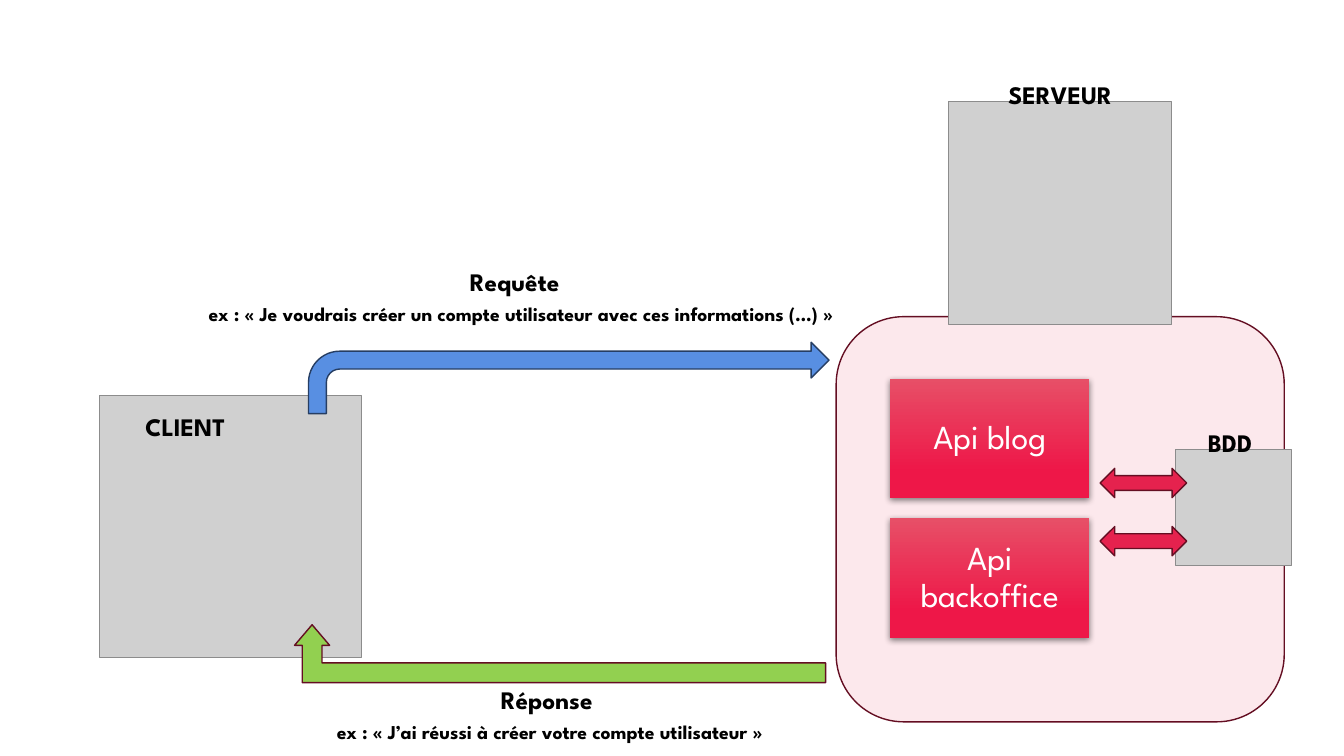
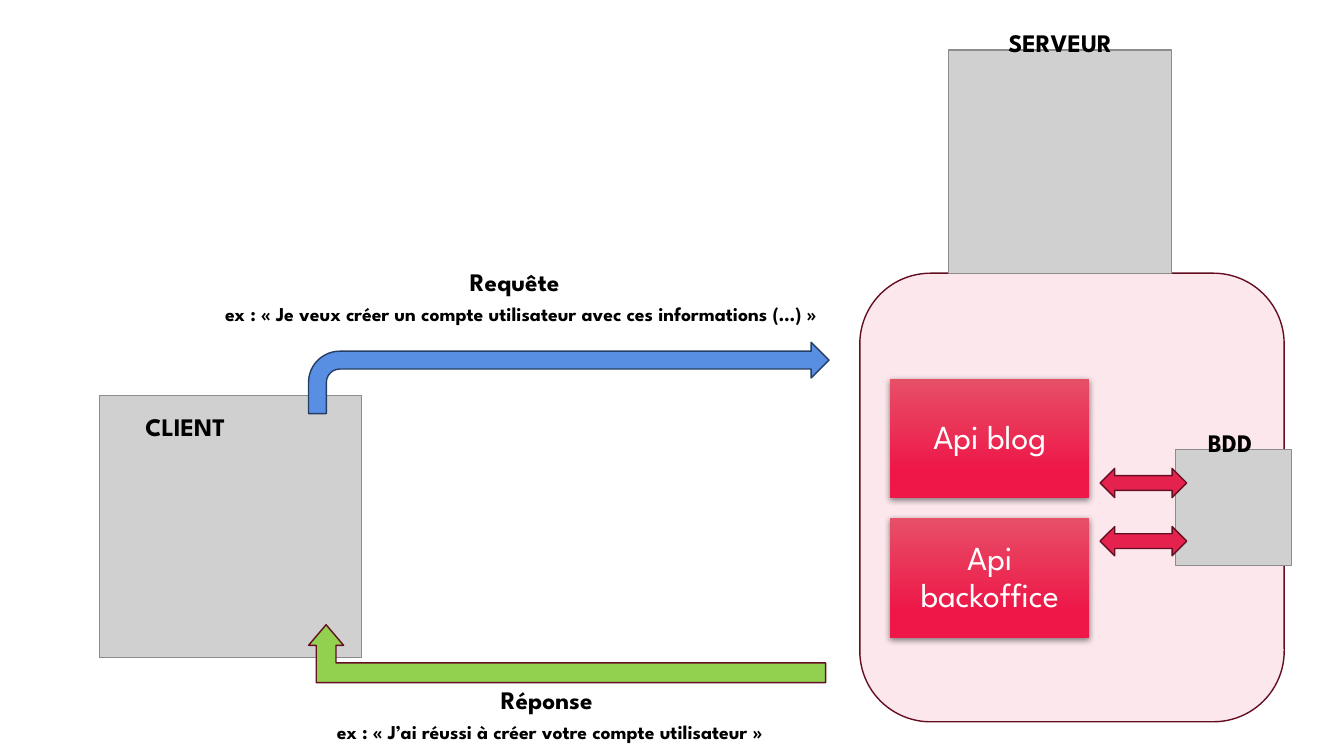
Before and after one commit to khameds/react_vite_blog_testing, a slide deck: slide 5 of presentation/presentation.pptx. Drawn at 1344x756 pixels with LibreOffice and Linux fonts; fonts in the diff are those of the drawing; grey boxes stand for pictures; background and template pictures are left out. Boxes give left, top, right and bottom in pixels: in the first picture for what was removed or moved away, otherwise in the second. Text is boxed around its words. In the diff, an @@ line names an element or a change of style, - is before the commit and + after.

```diff
--- a/presentation/presentation.pptx
+++ b/presentation/presentation.pptx
@@ text "SERVEUR": place and size @@
-text "SERVEUR" at bbox=[1008, 79, 1112, 105]
+text "SERVEUR" at bbox=[1008, 27, 1112, 53]
@@ picture: place and size @@
-picture at bbox=[949, 102, 1172, 325]
+picture at bbox=[949, 50, 1172, 273]
@@ rounded rectangle: place and size @@
-rounded rectangle at bbox=[837, 317, 1286, 722]
+rounded rectangle at bbox=[860, 273, 1285, 722]
@@ text at bbox=[225, 307, 767, 325]: text changed @@
-ex : « Je voudrais créer un compte utilisateur avec ces informations (…) »
+ex : « Je veux créer un compte utilisateur avec ces informations (…) »
@@ bent up arrow: place and size @@
-bent up arrow at bbox=[294, 625, 826, 683]
+bent up arrow at bbox=[309, 625, 826, 683]
```
Also in this commit, not shown: 1 other slide changed, 4 slides added, 2 slides removed, 19 other files.
